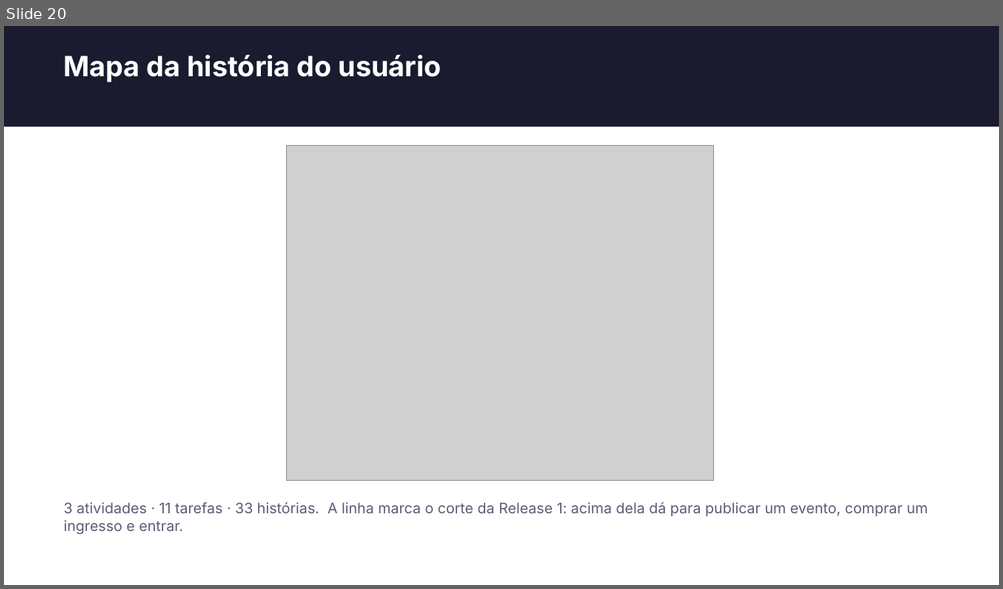
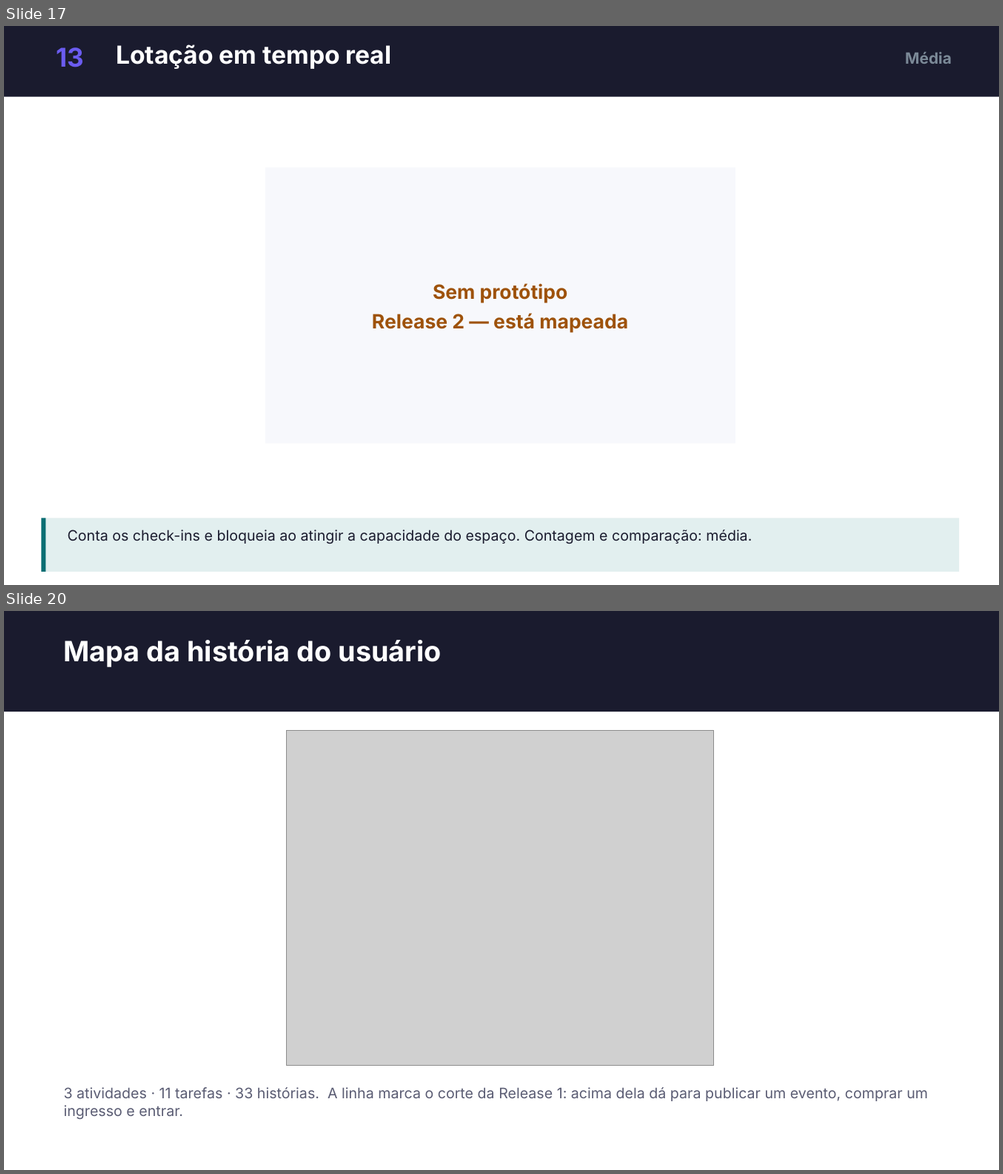
Before and after one commit to dudumalheiros/BilhetePass, a slide deck: docs/slides/BilhetePass-apresentacao.pptx. Shown one above the other, each under a label of ours: slide 20 before the commit, slides 17 and 20 after it; the slides between them are not shown. The pictures are 1003x589 and 1003x1174 pixels, drawn with LibreOffice and Linux fonts; fonts in the diff are those of the drawing; grey boxes stand for pictures. Boxes give left, top, right and bottom in pixels: in the first picture for what was removed or moved away, otherwise in the second. Text is boxed around its words. In the diff, an @@ line names an element or a change of style, - is before the commit and + after.

```diff
--- a/docs/slides/BilhetePass-apresentacao.pptx
+++ b/docs/slides/BilhetePass-apresentacao.pptx
@@ slide 17 added at (x1=4, y1=26, x2=999, y2=585), background #FFFFFF @@
@@ rectangle added at (x1=4, y1=26, x2=999, y2=97), fill #1A1B2E @@
@@ text added at (x1=57, y1=47, x2=85, y2=67), 25 pt, text #6B5CF0, bold @@
+13
@@ text added at (x1=116, y1=44, x2=392, y2=69), 24 pt, text #FFFFFF, bold @@
+Lotação em tempo real
@@ text added at (x1=905, y1=52, x2=951, y2=64), 15 pt, text #7B8997, bold @@
+Média
@@ rectangle added at (x1=265, y1=168, x2=735, y2=444), fill #F7F8FC @@
@@ text added at (x1=372, y1=284, x2=628, y2=333), 19 pt, text #9E520A, bold @@
+Sem protótipo
+Release 2 — está mapeada
@@ rectangle added at (x1=41, y1=518, x2=959, y2=572), fill #E2EFEF @@
@@ rectangle added at (x1=41, y1=518, x2=45, y2=572), fill #0B6E73 @@
@@ text added at (x1=68, y1=530, x2=751, y2=545), 14 pt, text #1A1B2E @@
+Conta os check-ins e bloqueia ao atingir a capacidade do espaço. Contagem e comparação: média.
```
Also in this commit, not shown: 6 slides changed, 8 other slides added, 9 slides removed.
